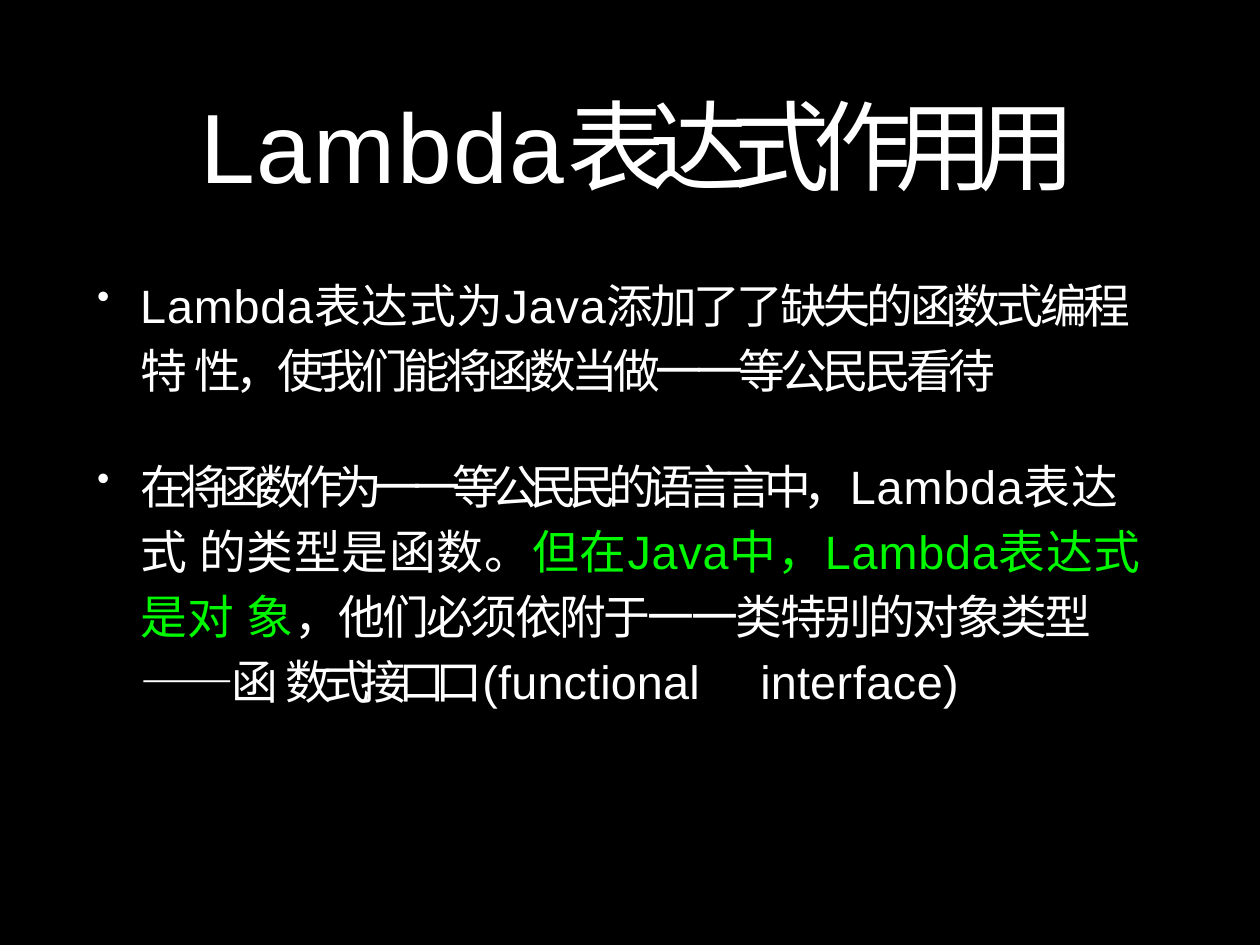
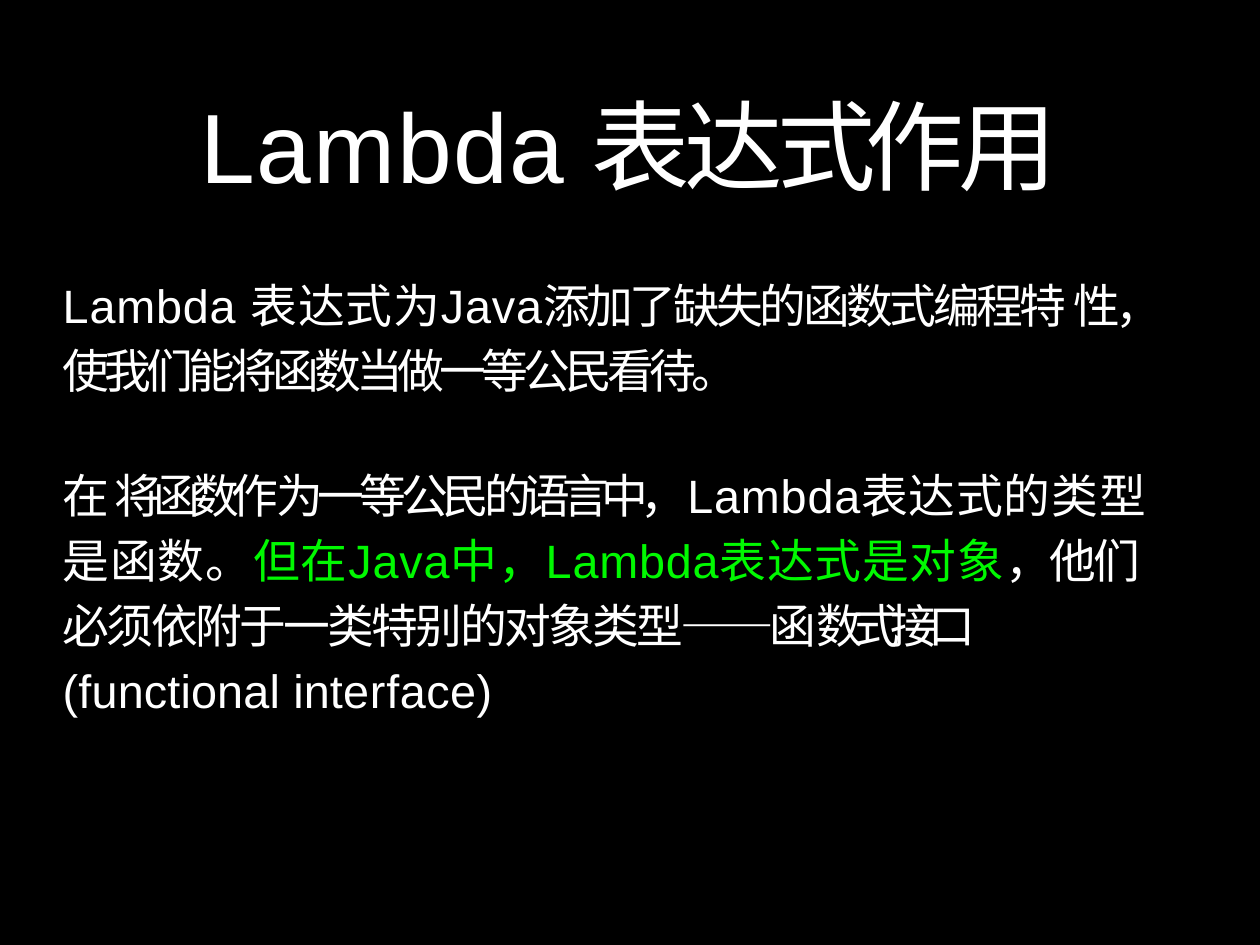
Before and after one commit to ProSayJ/springbootstudy, a slide deck: slide 5 of doc/ppt/读书笔记/Java 8深入剖析与实战.pptx. Drawn at 1260x945 pixels with LibreOffice and Linux fonts; fonts in the diff are those of the drawing. Boxes give left, top, right and bottom in pixels: in the first picture for what was removed or moved away, otherwise in the second. Text is boxed around its words. In the diff, an @@ line names an element or a change of style, - is before the commit and + after.

```diff
--- a/doc/ppt/读书笔记/Java 8深入剖析与实战.pptx
+++ b/doc/ppt/读书笔记/Java 8深入剖析与实战.pptx
@@ title at (201, 100, 1056, 191): text changed @@
-Lambda表达式作⽤用
+Lambda 表 达 式 作 用
@@ text at (63, 283, 1163, 392): text changed; font DejaVu Sans Mono to Arial @@
-Lambda表达式为Java添加了了缺失的函数式编程特 性，使我们能将函数当做⼀一等公⺠民看待
+Lambda 表达式为Java添加了缺失的函数式编程特 性，使我们能将函数当做一等公民看待。
@@ text removed at (96, 273, 116, 310) @@
-•
@@ text at (63, 473, 1146, 717): text changed; font DejaVu Sans Mono to Arial @@
-在将函数作为⼀一等公⺠民的语⾔言中，Lambda表达式 的类型是函数。但在Java中，Lambda表达式是对 象，他们必须依附于⼀一类特别的对象类型——函 数式接⼝口(functional interface)
+在 将函数作 为 一 等 公 民 的语言中，Lambda表达式的类型是函数。但在Java中，Lambda表达式是对象，他们必须依附于一类特别的对象类型——函数式接口(functional interface)
@@ text removed at (96, 455, 116, 493) @@
-•
```
Also in this commit, not shown: 2 other slides changed, 49 other files.
